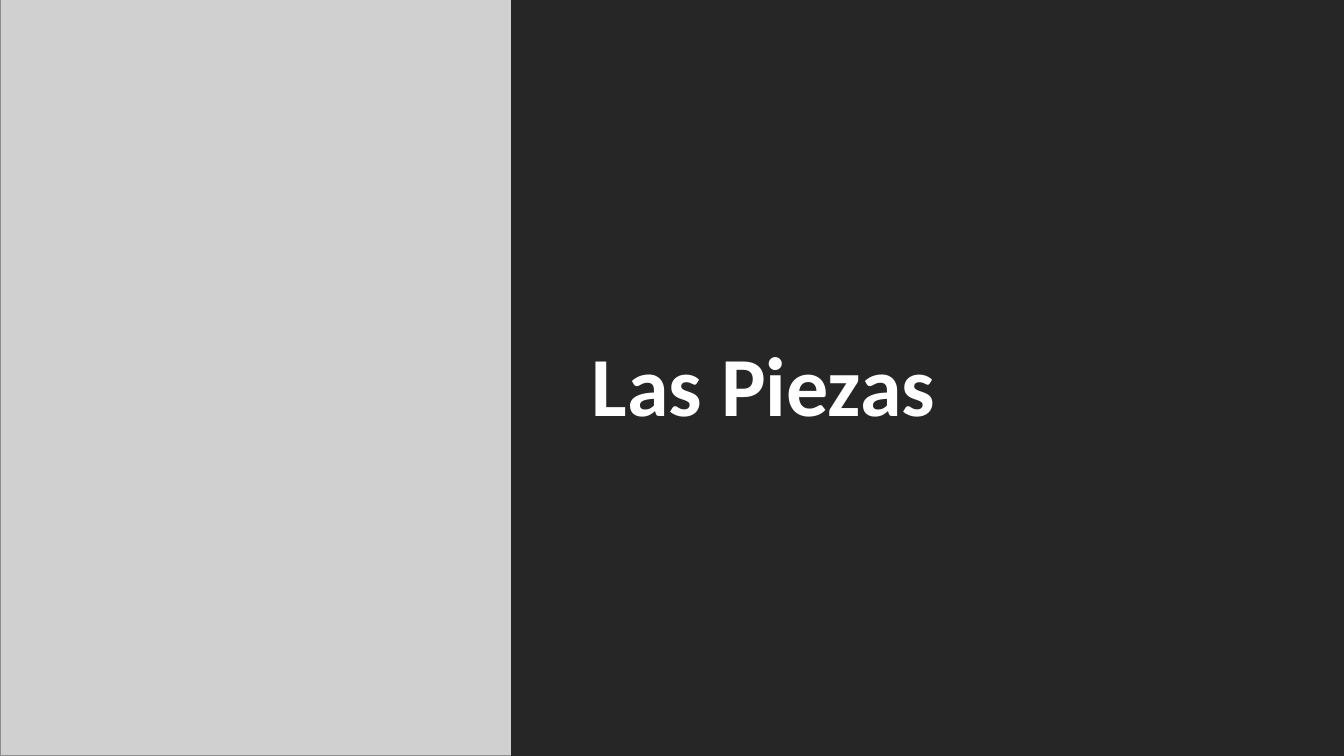
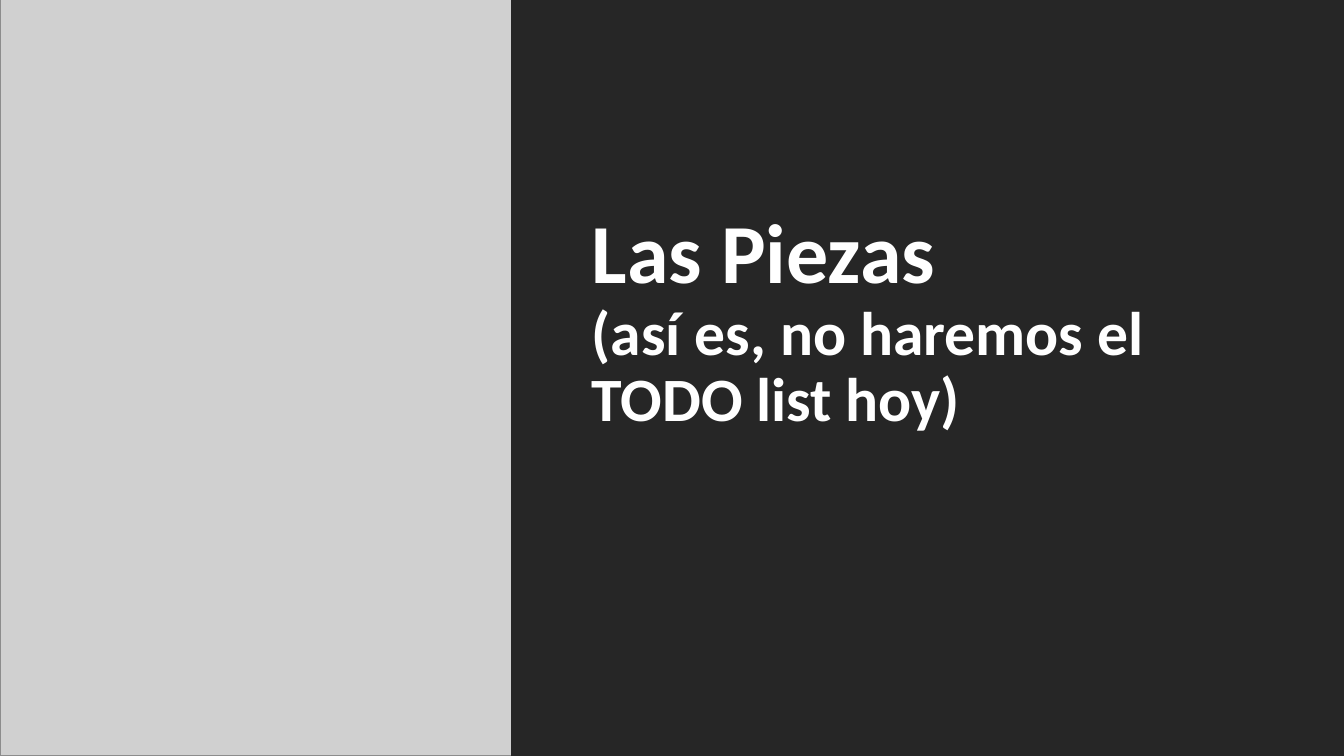
Before and after one commit to mariodivece/tetriswasm, a slide deck: slide 7 of Presentation.pptx. Drawn at 1344x756 pixels with LibreOffice and Linux fonts; fonts in the diff are those of the drawing; grey boxes stand for pictures; background and template pictures are left out. Boxes give left, top, right and bottom in pixels: in the first picture for what was removed or moved away, otherwise in the second. Text is boxed around its words. In the diff, an @@ line names an element or a change of style, - is before the commit and + after.

```diff
--- a/Presentation.pptx
+++ b/Presentation.pptx
@@ title at (592,224,1143,431): text changed; size 60 to 44 pt @@
-Las Piezas
+Las Piezas
+(así es, no haremos el TODO list hoy)
```
Also in this commit, not shown: 2 slides added, 1 slide removed, 2 other files.
